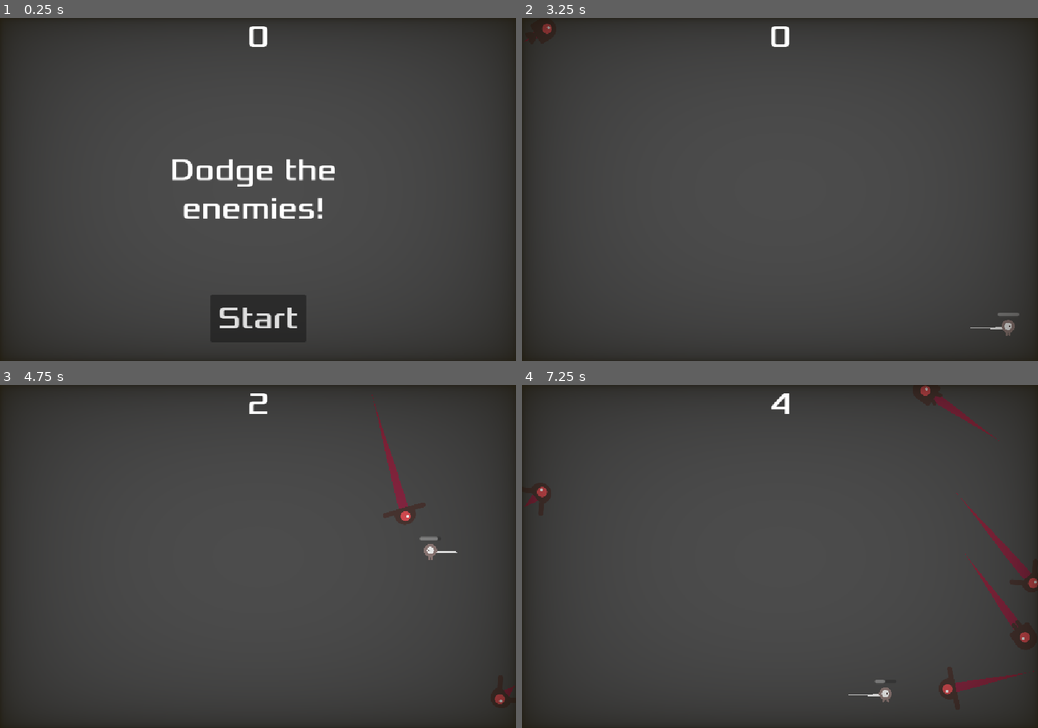
Above: before the commit, frames 1-4 (two rows, left to right).
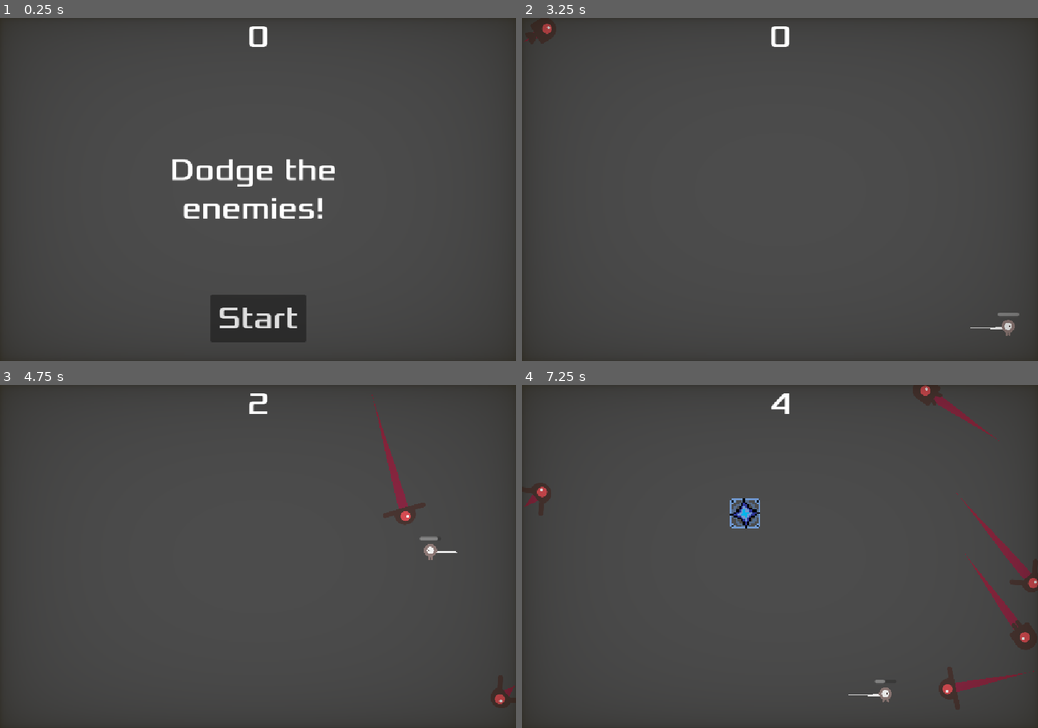
Above: after the commit, the same moments.

Repository: Maciekm1/game5
Game: Godot game, scene res://scenes/main.tscn
The game is run twice, just before and just after one commit, with the same random seed, the same clock (stepped at 60 frames per second) and the same inputs.
Inputs:
- Up to frame 1 (0.25 s): no input
- Up to frame 2 (3.25 s): click "Start" at 0.5 s; tap Enter at 1.25 s; hold D (move_right) 1.28-2.03 s; tap Y (heal) at 1.35, 2.85 s; hold S (move_down) 2.03-2.78 s; tap T (take_damage) at 2.1 s; hold D (move_right) from 2.78 s (still down)
- Up to frame 3 (4.75 s): release D (move_right) at 3.53 s; hold Up (move_up) 3.53-4.28 s; tap T (take_damage) at 3.6 s; hold A (move_left) from 4.28 s (still down); tap Y (heal) at 4.35 s
- Up to frame 4 (7.25 s): tap T (take_damage) at 5.1, 6.6 s; release A (move_left) at 5.78 s; hold S (move_down) 5.78-6.53 s; tap Y (heal) at 5.85 s; hold D (move_right) from 6.53 s (still down)

The runs differ from the first frame. In frame 2, less than 0.1% of the frame differs, in the area x 0-95%, y 1-91%; in frame 3, less than 0.1%; in frame 4, 0.6%, in the area x 0-100%, y 0-90%.

Commit message:
Fix missing scene issue

Diff:
--- a/scenes/main.gd
+++ b/scenes/main.gd
@@ -78,6 +78,6 @@
 	var pos = Vector2(randf() * screen_size.x, randf() * screen_size.y)
 
 	var debuff = debuff_scene.instantiate() as Debuff
-	debuff.type = randi() % len(Debuff.DEBUF_TYPE)
+	add_child(debuff)
+	#debuff.type = randi() % len(Debuff.DEBUF_TYPE)
 	debuff.position = pos
-	add_child(debuff)
--- a/scenes/main.tscn
+++ b/scenes/main.tscn
@@ -1,10 +1,11 @@
-[gd_scene load_steps=7 format=3 uid="uid://cudwpcjq3uw3u"]
+[gd_scene load_steps=8 format=3 uid="uid://cudwpcjq3uw3u"]
 
 [ext_resource type="Script" uid="uid://c1b42bc8tat7e" path="res://scenes/main.gd" id="1_0wfyh"]
 [ext_resource type="PackedScene" uid="uid://cipl7yn08u4r0" path="res://scenes/mob.tscn" id="2_jyhfs"]
 [ext_resource type="PackedScene" uid="uid://c0vc4y15dm6iu" path="res://scenes/player.tscn" id="2_sugp2"]
-[ext_resource type="PackedScene" uid="uid://bjnkafesqndqs" path="res://scenes/hud.tscn" id="4_jyhfs"]
-[ext_resource type="PackedScene" uid="uid://b7qwugmig4fbf" path="res://scenes/Components/vignette.tscn" id="5_tbgi4"]
+[ext_resource type="PackedScene" uid="uid://dkuyq0075077k" path="res://scenes/hud.tscn" id="4_jyhfs"]
+[ext_resource type="PackedScene" uid="uid://b7qwugmig4fbf" path="res://scenes/Components/vignette.tscn" id="4_tefeu"]
+[ext_resource type="PackedScene" uid="uid://b04w8b0t0yk5e" path="res://scenes/debuff_container.tscn" id="5_tbgi4"]
 
 [sub_resource type="Curve2D" id="Curve2D_jyhfs"]
 _data = {
@@ -17,12 +18,10 @@
 mob_scene = ExtResource("2_jyhfs")
 debuff_scene = ExtResource("5_tbgi4")
 
-[node name="Vignette" parent="." instance=ExtResource("5_tbgi4")]
+[node name="Vignette" parent="." instance=ExtResource("4_tefeu")]
 
 [node name="Player" parent="." instance=ExtResource("2_sugp2")]
 position = Vector2(539, 360)
-
-[node name="Debuff" parent="." instance=ExtResource("5_tbgi4")]
 
 [node name="MobTimer" type="Timer" parent="."]
 wait_time = 0.5
@@ -44,7 +43,7 @@
 [node name="HUD" parent="." instance=ExtResource("4_jyhfs")]
 
 [node name="DebuffTimer" type="Timer" parent="."]
-wait_time = 6.0
+wait_time = 4.0
 
 [connection signal="died" from="Player" to="." method="_on_player_died"]
 [connection signal="hit" from="Player" to="." method="_on_player_hit"]
